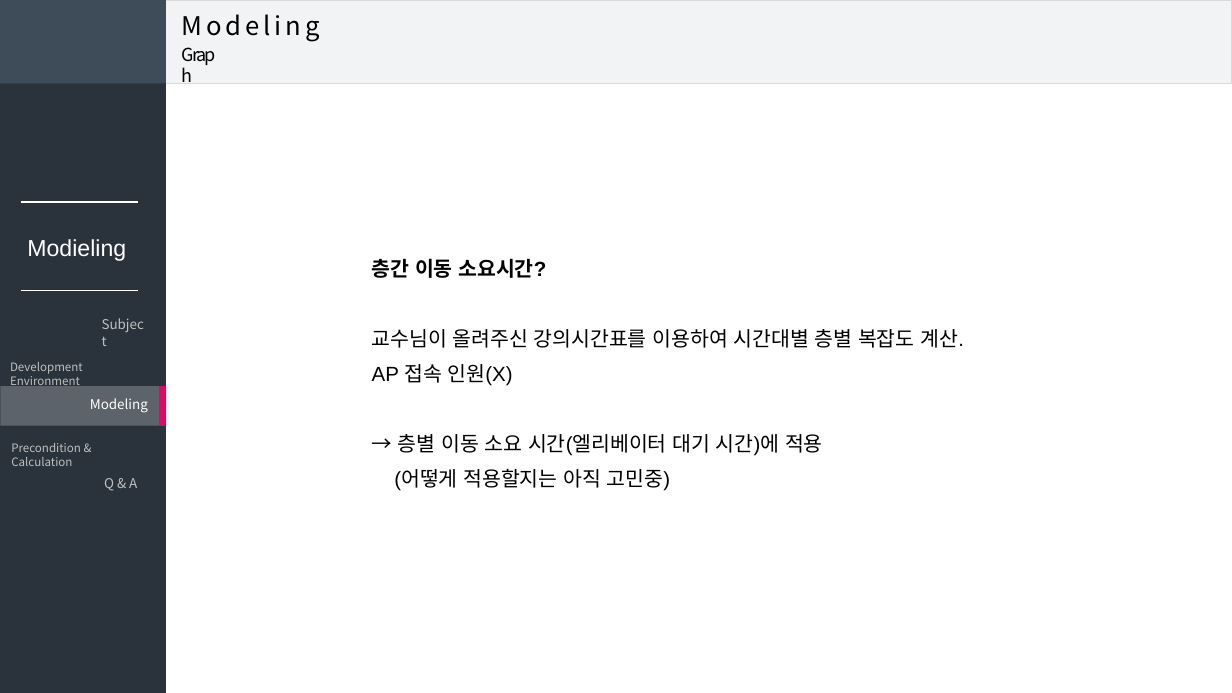
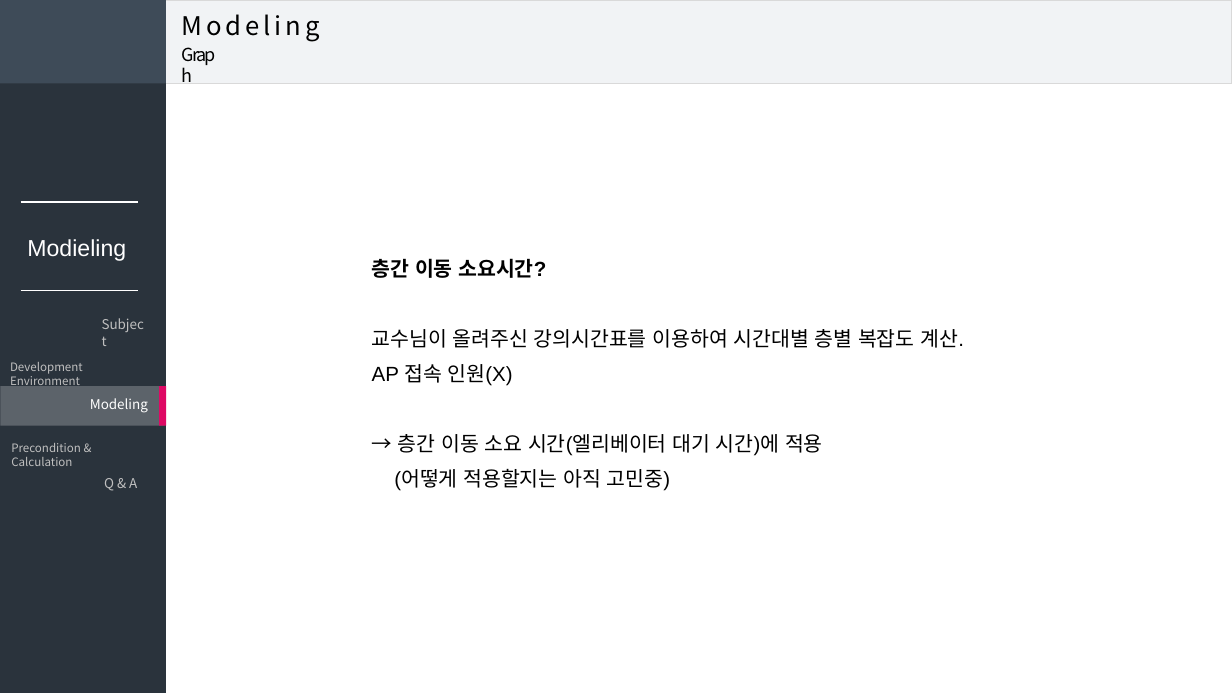
Before and after one commit to DDoGuSulGye/Presentation, a slide deck: slide 11 of 발표자료/03. Designing Problems.pptx. Drawn at 1232x693 pixels with LibreOffice and Linux fonts; fonts in the diff are those of the drawing. Boxes give left, top, right and bottom in pixels: in the first picture for what was removed or moved away, otherwise in the second. Text is boxed around its words. In the diff, an @@ line names an element or a change of style, - is before the commit and + after.

```diff
--- a/발표자료/03. Designing Problems.pptx
+++ b/발표자료/03. Designing Problems.pptx
@@ text at (398,434,823,456): text changed @@
-→ 층별 이동 소요 시간(엘리베이터 대기 시간)에 적용
+→ 층간 이동 소요 시간(엘리베이터 대기 시간)에 적용
```
Also in this commit, not shown: 3 other slides changed.
